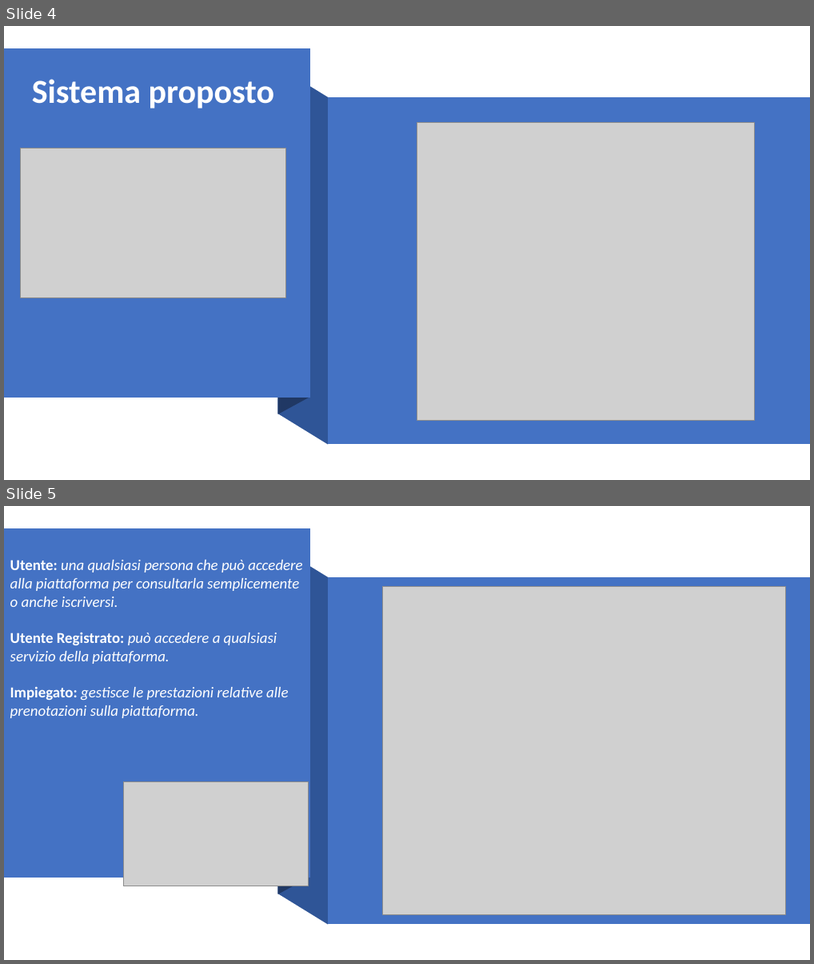
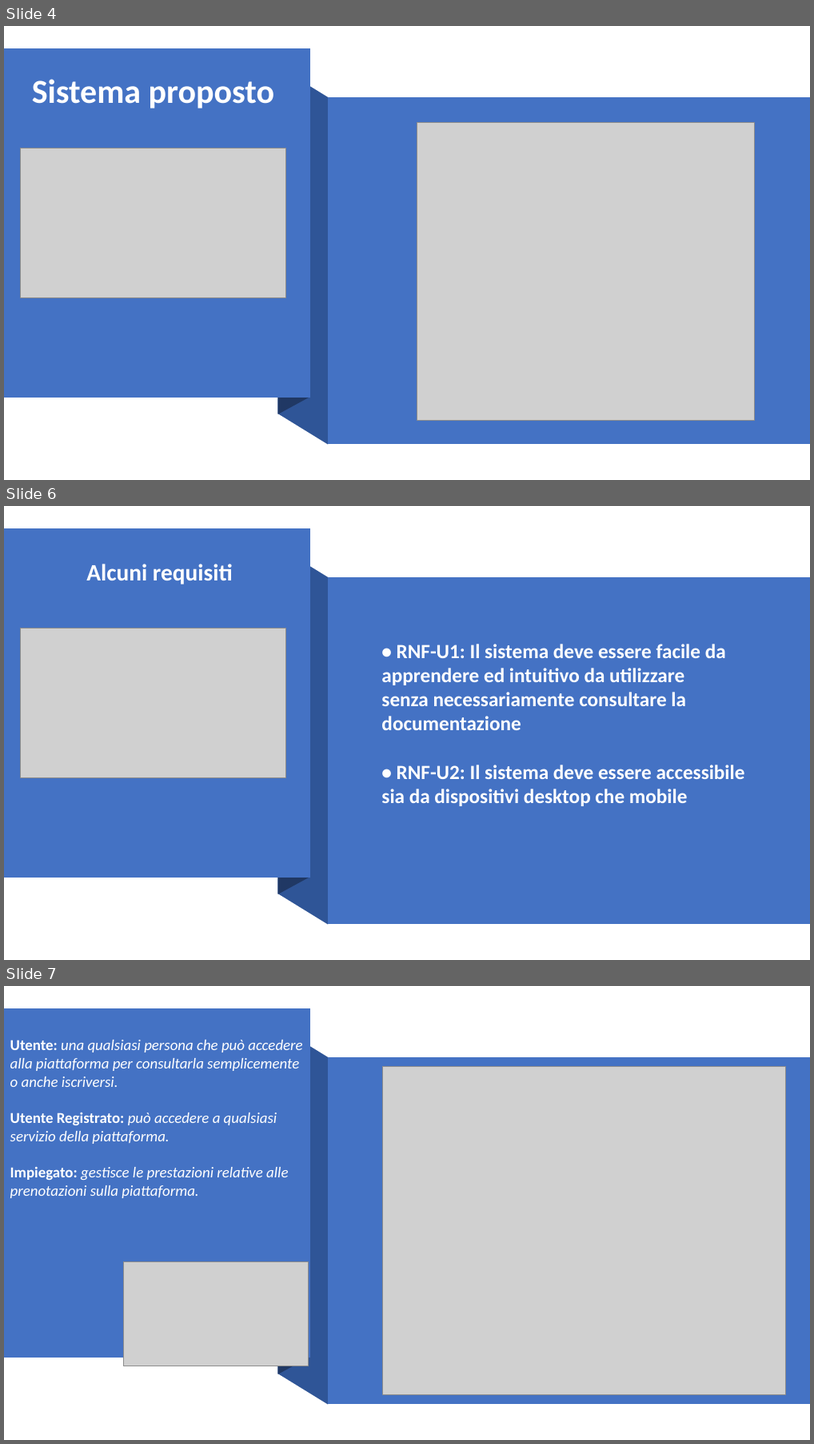
Before and after one commit to Givaa/MedQueue, a slide deck: This is my PP/Presentazione 06-12-2020.pptx. Shown one above the other, each under a label of ours: slides 4 and 5 before the commit, slides 4, 6 and 7 after it; the slides between them are not shown. The pictures are 814x964 and 814x1444 pixels, drawn with LibreOffice and Linux fonts; fonts in the diff are those of the drawing; grey boxes stand for pictures. Boxes give left, top, right and bottom in pixels: in the first picture for what was removed or moved away, otherwise in the second. Text is boxed around its words. In the diff, an @@ line names an element or a change of style, - is before the commit and + after.

```diff
--- a/This is my PP/Presentazione 06-12-2020.pptx
+++ b/This is my PP/Presentazione 06-12-2020.pptx
@@ slide 6 added at (4, 506, 810, 960), background #FFFFFF @@
@@ freeform shape added at (4, 528, 310, 877), fill #4472C4 @@
@@ freeform shape added at (278, 529, 310, 894), fill #203864 @@
@@ freeform shape added at (278, 547, 328, 924), fill #2F5597 @@
@@ text added at (86, 564, 233, 584), 28 pt, text #FFFFFF, bold @@
+Alcuni requisiti
@@ freeform shape added at (328, 576, 810, 924), fill #4472C4 @@
@@ picture added at (20, 628, 286, 778) @@
@@ text added at (382, 644, 746, 806), 24 pt, text #FFFFFF, bold @@
+• RNF-U1: Il sistema deve essere facile da apprendere ed intuitivo da utilizzare
+senza necessariamente consultare la documentazione
+• RNF-U2: Il sistema deve essere accessibile sia da dispositivi desktop che mobile
@@ what was slide 5 is now slide 7 @@
```
Also in this commit, not shown: 2 other slides added, 7 slides removed, 1 other file.
